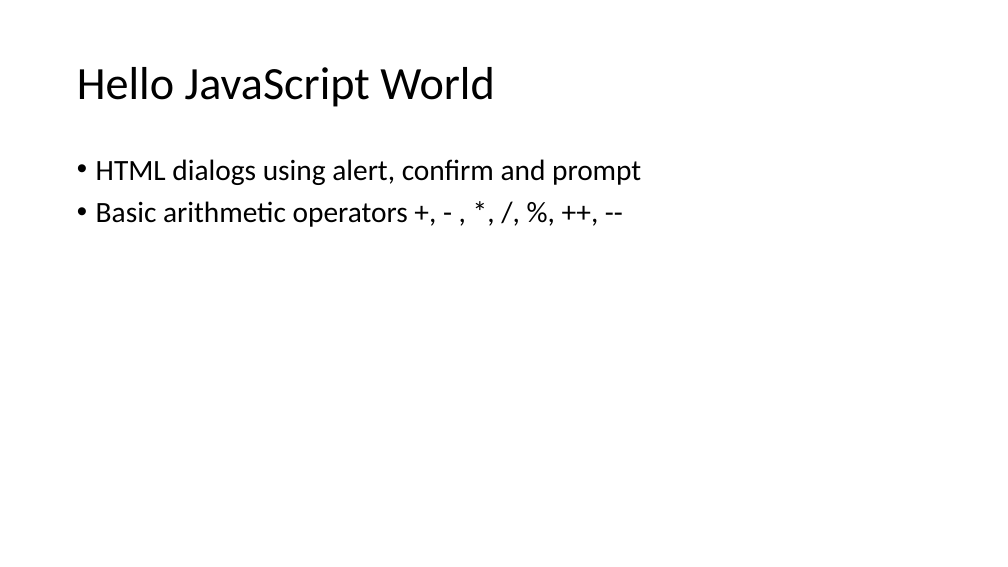
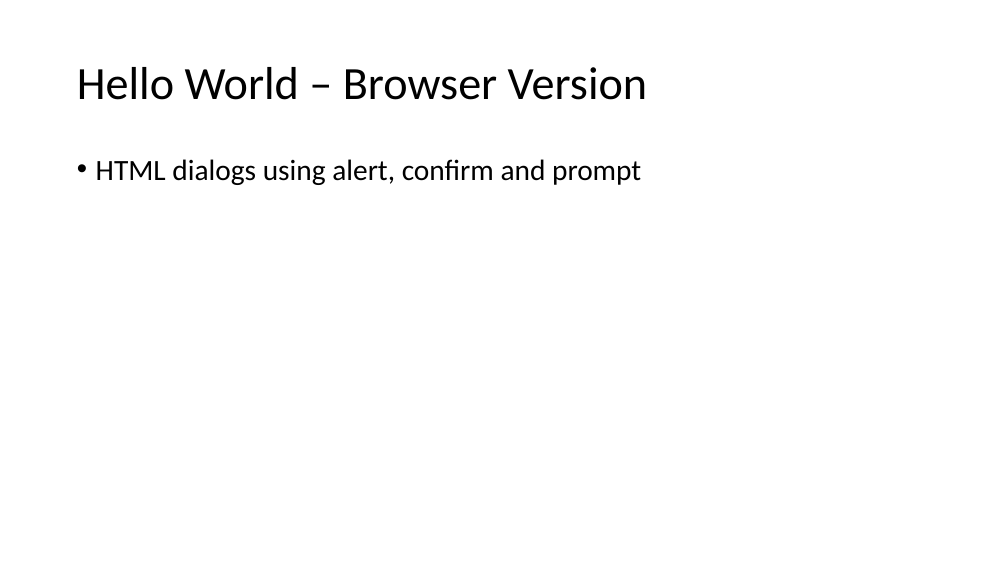
Before and after one commit to prasadhonrao/Training, a slide deck: slide 4 of Presentations/JavaScript - Language Features.pptx. Drawn at 1008x567 pixels with LibreOffice and Linux fonts; fonts in the diff are those of the drawing. Boxes give left, top, right and bottom in pixels: in the first picture for what was removed or moved away, otherwise in the second. Text is boxed around its words. In the diff, an @@ line names an element or a change of style, - is before the commit and + after.

```diff
--- a/Presentations/JavaScript - Language Features.pptx
+++ b/Presentations/JavaScript - Language Features.pptx
@@ title at (77, 67, 647, 100): text changed @@
-Hello JavaScript World
+Hello World – Browser Version
@@ text at (96, 201, 408, 227): paragraph removed @@
-• Basic arithmetic operators +, - , *, /, %, ++, --
```
Also in this commit, not shown: 7 other slides changed, 4 slides added, 1 other file.
